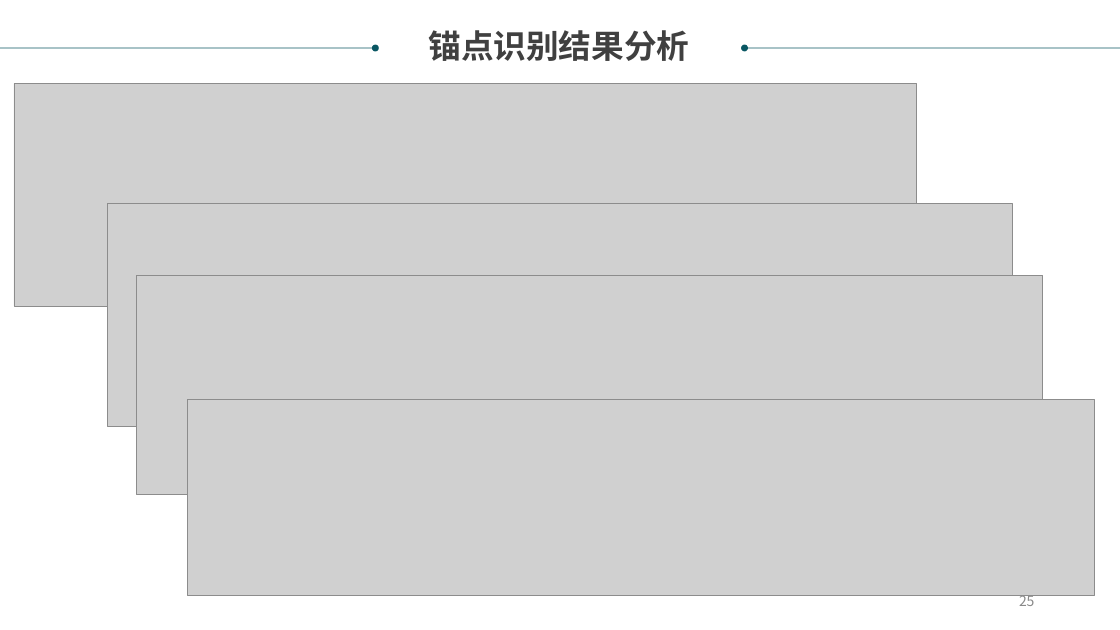
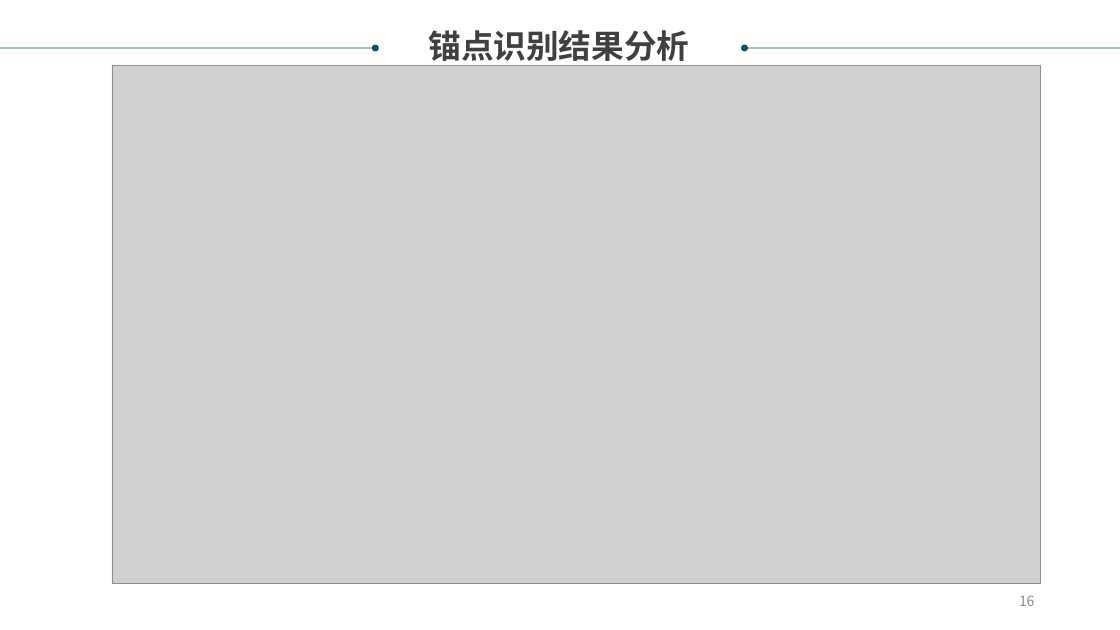
Before and after one commit to xiabo0816/PatTransErrorDetect, a slide deck: slide 16 of documents/翻译锚点识别项目.ppt (slide 25 before the commit). Drawn at 1120x630 pixels with LibreOffice and Linux fonts; fonts in the diff are those of the drawing; grey boxes stand for pictures. Boxes give left, top, right and bottom in pixels: in the first picture for what was removed or moved away, otherwise in the second. Text is boxed around its words. In the diff, an @@ line names an element or a change of style, - is before the commit and + after.

```diff
--- a/documents/翻译锚点识别项目.ppt
+++ b/documents/翻译锚点识别项目.ppt
@@ picture removed at [14, 84, 917, 306] @@
@@ picture: place and size @@
-picture at [107, 204, 1012, 427]
+picture at [112, 65, 1040, 584]
@@ picture removed at [137, 275, 1043, 494] @@
@@ picture removed at [187, 400, 1093, 595] @@
@@ page number at [1019, 596, 1034, 606]: text changed @@
-25
+16
```
Also in this commit, not shown: 7 other slides changed, 7 slides removed, 10 other files.
